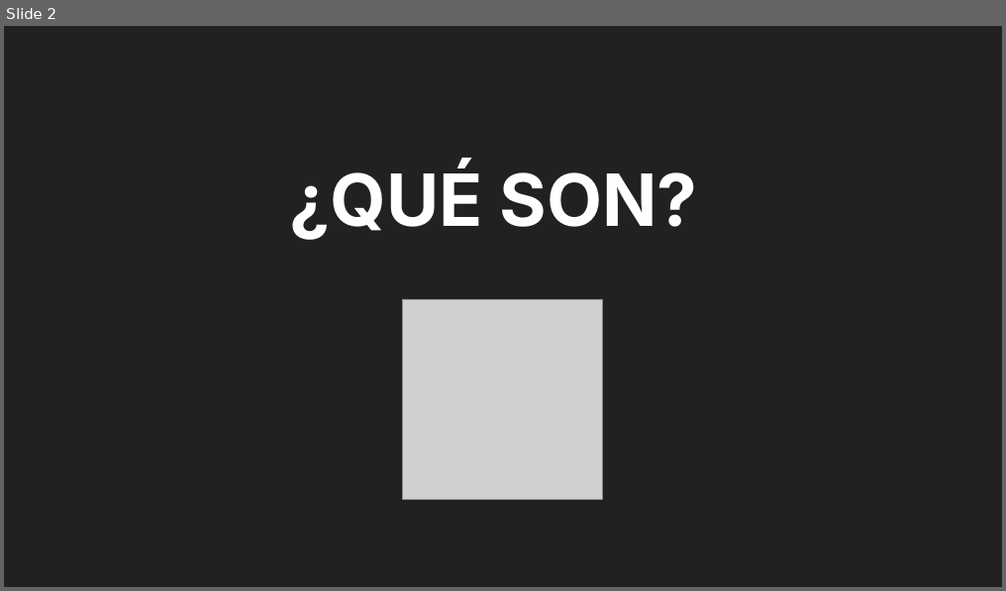
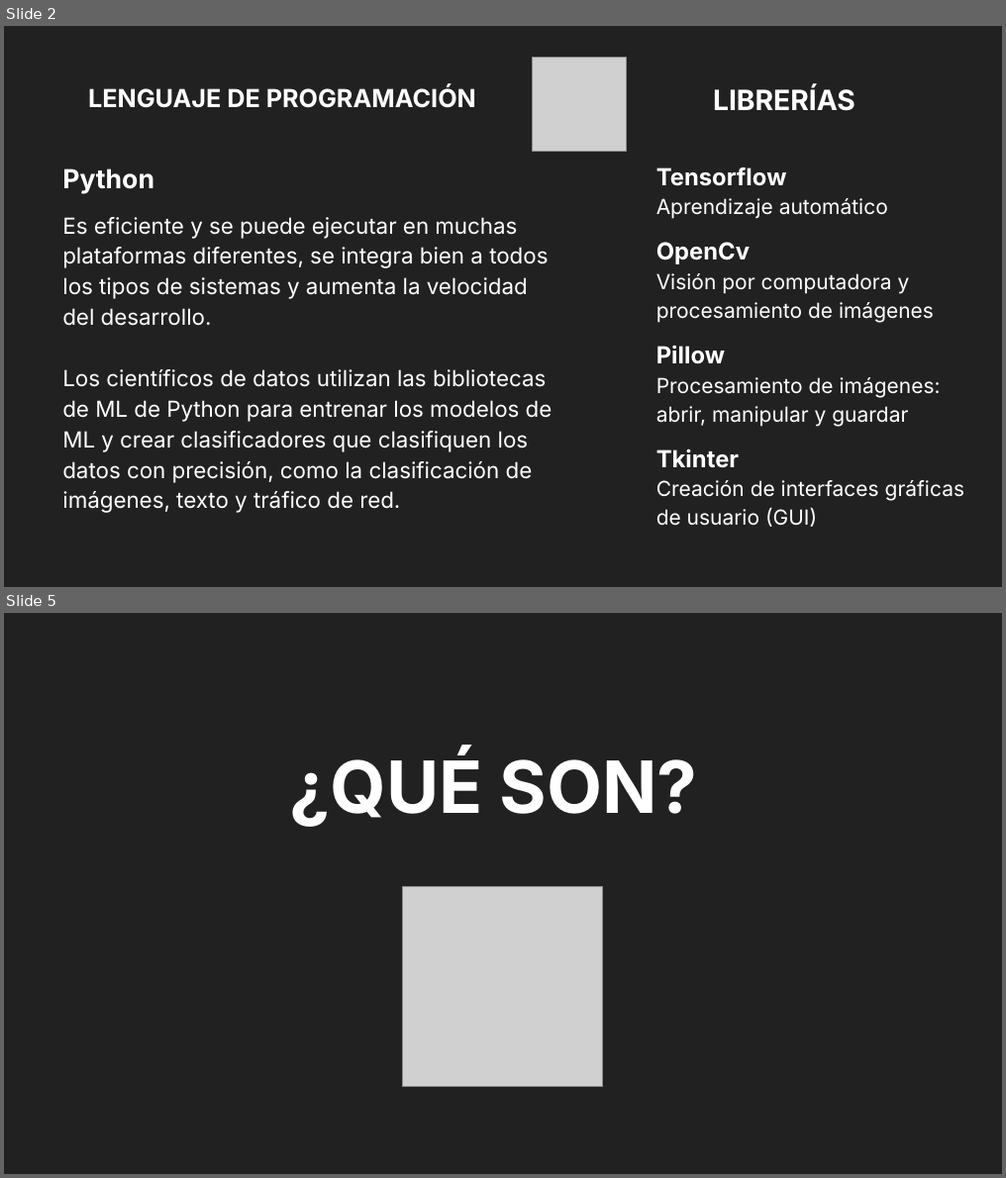
Before and after one commit to VataUTN/Deteccion_de_Figuras_Geometricas, a slide deck: Parcial MI.odp. Shown one above the other, each under a label of ours: slide 2 before the commit, slides 2 and 5 after it; the slides between them are not shown. The pictures are 1006x591 and 1006x1178 pixels, drawn with LibreOffice and Linux fonts; fonts in the diff are those of the drawing; grey boxes stand for pictures. Boxes give left, top, right and bottom in pixels: in the first picture for what was removed or moved away, otherwise in the second. Text is boxed around its words. In the diff, an @@ line names an element or a change of style, - is before the commit and + after.

Commit message:
Agregando diapositivas de lenguaje y librería Tensorflow

```diff
--- a/Parcial MI.odp
+++ b/Parcial MI.odp
@@ slide 2 added at [4, 26, 1002, 587], background #212121 @@
@@ picture added at [532, 57, 626, 151] @@
@@ title added at [88, 86, 476, 108], 18 pt, text #FFFFFF, bold @@
+LENGUAJE DE PROGRAMACIÓN
@@ title added at [713, 87, 855, 111], 20.2 pt, text #FFFFFF, bold @@
+LIBRERÍAS
@@ text added at [62, 169, 552, 513], 16 pt, text #FFFFFF @@
+Python
+Es eficiente y se puede ejecutar en muchas plataformas diferentes, se integra bien a todos los tipos de sistemas y aumenta la velocidad del desarrollo.
+Los científicos de datos utilizan las bibliotecas de ML de Python para entrenar los modelos de ML y crear clasificadores que clasifiquen los datos con precisión, como la clasificación de imágenes, texto y tráfico de red.
@@ text added at [656, 168, 964, 527], 15 pt, text #FFFFFF @@
+Tensorflow
+Aprendizaje automático
+OpenCv
+Visión por computadora y procesamiento de imágenes
+Pillow
+Procesamiento de imágenes: abrir, manipular y guardar
+Tkinter
+Creación de interfaces gráficas de usuario (GUI)
@@ what was slide 2 is now slide 5 @@
```
Also in this commit, not shown: 3 slides changed, 4 other slides added, 2 slides removed.
